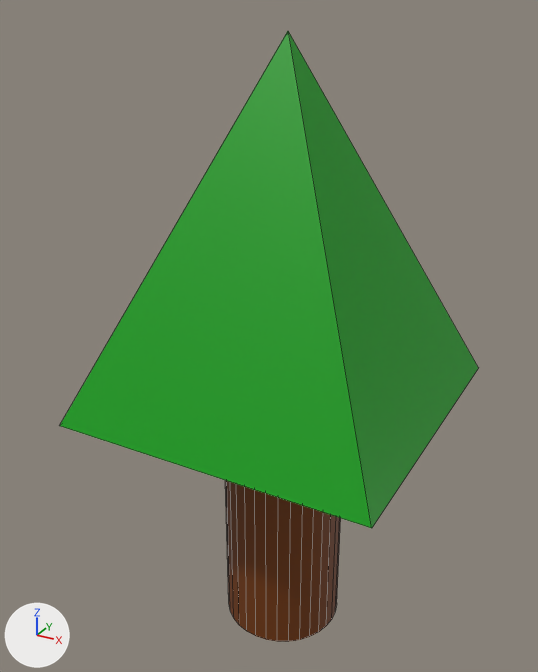
One commit to the Blender file Assets/Tiles/Blends/Tree1.blend: the scene before it, then after it.
Before and after are seen from a 50 mm lens placed at (0.357, -0.686, 1.224), pointed at (-0.022, 0.002, 0.88). Lighting does not change. The marker at lower left points along +X, +Y and +Z. The picture after the commit comes second. Mesh edges are drawn as thin lines.
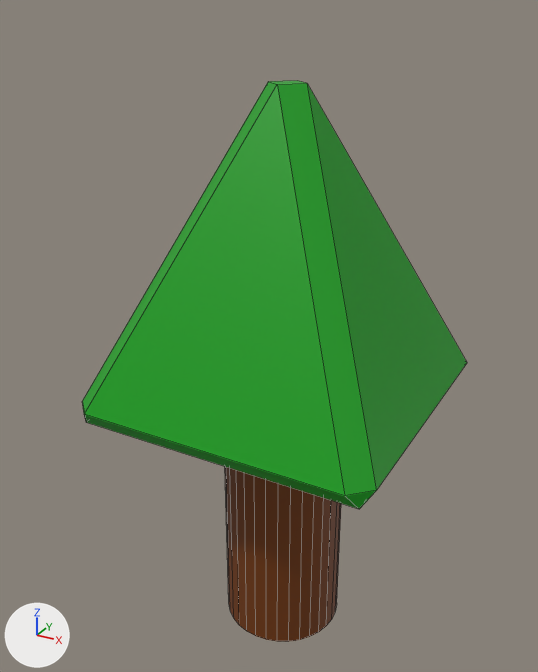
Location of each change, [x1, y1, x2, y2] in pixels of the pictures (538 x 672 px):
'Cone', modifiers changed (8% narrower, 14% shorter)
    before: [60, 31, 478, 528]
    after: [82, 81, 467, 509]

The change, as a list of edits to the scene's bpy script:
```text
Change ob_cone:
    add _m = ob_cone.modifiers.new('Bevel', 'BEVEL')
    add _m.width = 0.02
    add _m.width_pct = 0.02
```
